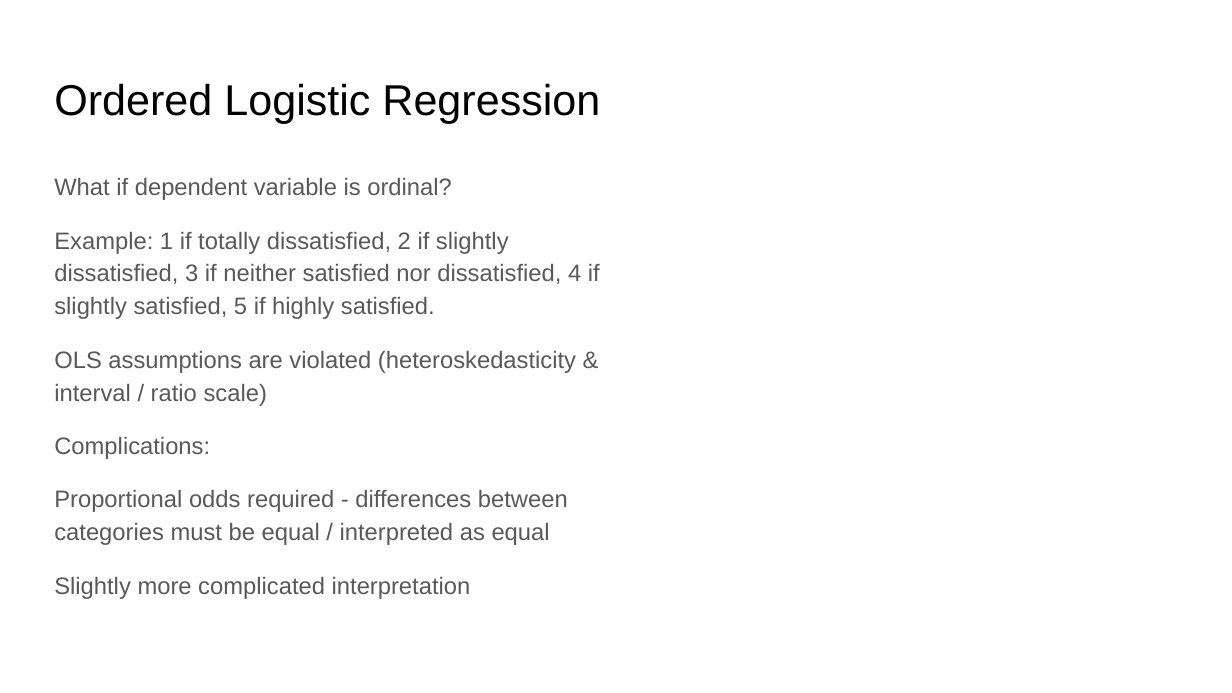
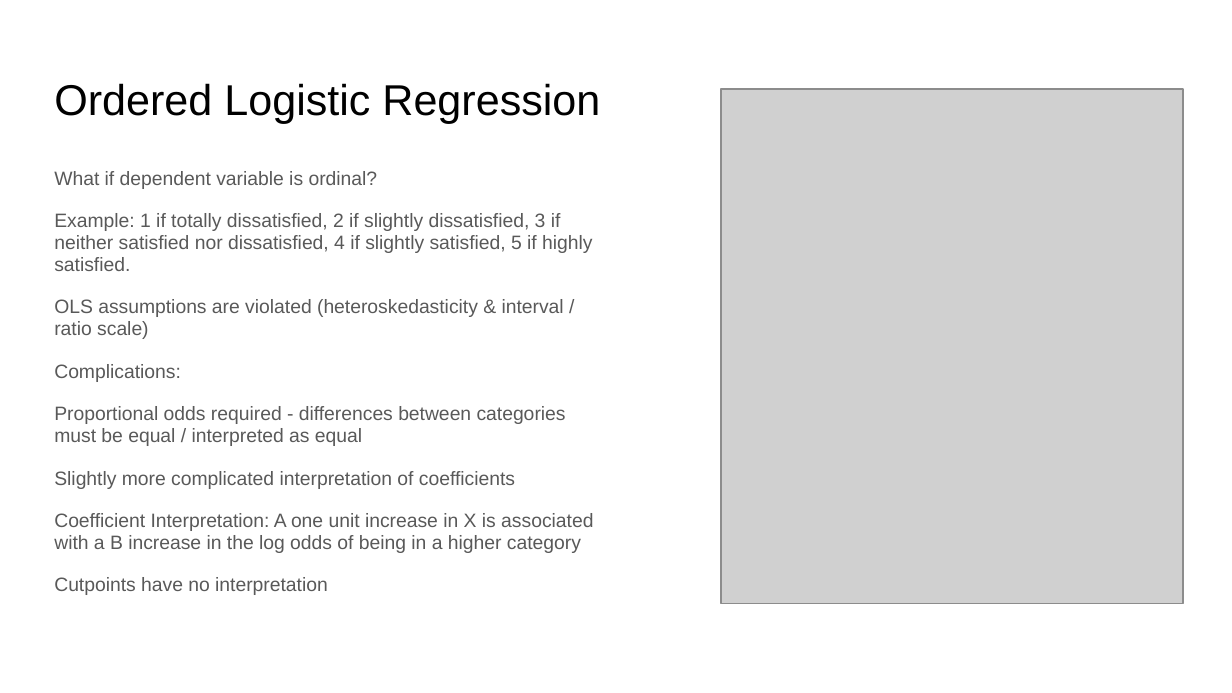
Before and after one commit to rjwrobel86/Python4Statistics, a slide deck: slide 21 of Stuff For Class/Slides/Logistic Regression.pptx. Drawn at 1232x693 pixels with LibreOffice and Linux fonts; fonts in the diff are those of the drawing; grey boxes stand for pictures. Boxes give left, top, right and bottom in pixels: in the first picture for what was removed or moved away, otherwise in the second. Text is boxed around its words. In the diff, an @@ line names an element or a change of style, - is before the commit and + after.

```diff
--- a/Stuff For Class/Slides/Logistic Regression.pptx
+++ b/Stuff For Class/Slides/Logistic Regression.pptx
@@ picture added at (x1=721, y1=89, x2=1183, y2=604) @@
@@ text at (x1=54, y1=171, x2=592, y2=446): size 13.9 to 11.2 pt in "What if dependent variable is ordinal?", "Example: 1 if totally dissatisfied, 2 if ...", "OLS assumptions are violated (heteroskedasticity & interval ...", "Complications:" and 1 more places; line spacing 1.15 to 0.95 @@
@@ text at (x1=54, y1=471, x2=593, y2=595): text changed; size 13.9 to 11.2 pt @@
-Slightly more complicated interpretation
+Slightly more complicated interpretation of coefficients
+Coefficient Interpretation: A one unit increase in X is associated with a B increase in the log odds of being in a higher category
+Cutpoints have no interpretation
```
Also in this commit, not shown: 3 other slides changed, 4 slides added, 21 other files.
